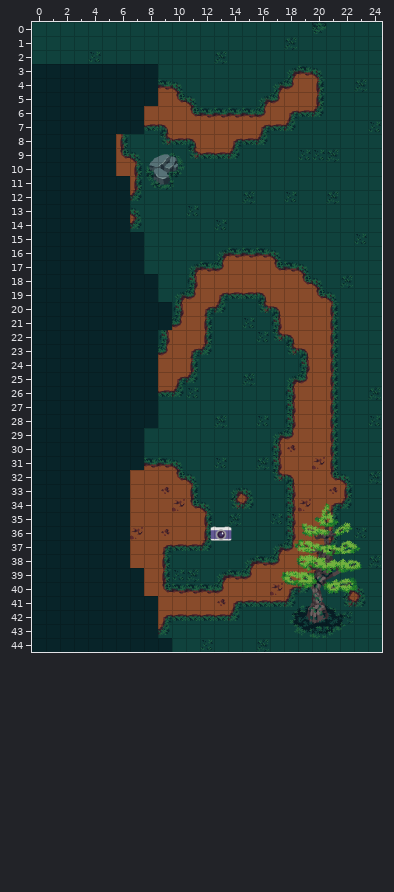
Two versions of a level (Tiled map (JSON), res/world/wishlair-entrance.tmj). That is the earlier state.
Cells are 32x32 px. Shown: x 0..24, y 0..44.
After:
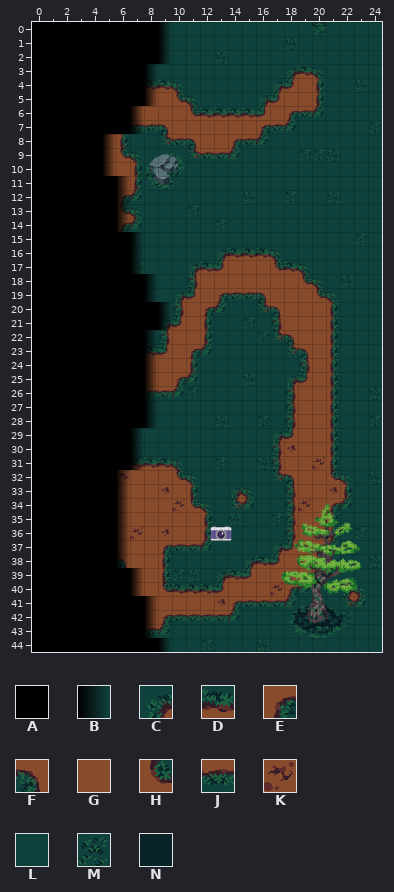
Key: from "wishlair": A 3, B 4, C 8, D 9, E 11, F 12, G 73, H 75, J 137, K 140, L 200, M 201, N 326.
_ is an empty cell, # one hidden under a higher layer, . an unchanged one.
Tiles of an added or newly shown layer are drawn over the layers below it.
See-through tiles are keyed as they look on the map.
The exact change:
--- layer "layer-1-ground"
@@ x 0..9 @@
- 3 NNNNNNNNN.
- 4 NNNNNNNNN.
- 5 NNNNNNNNN.
- 6 NNNNNNNN..
- 7 NNNNNNNN..
- 8 NNNNNN....
- 9 NNNNNN....
-10 NNNNNN....
-11 NNNNNNN...
-12 NNNNNNN...
-13 NNNNNNN...
-14 NNNNNNN...
-15 NNNNNNNN..
-16 NNNNNNNN..
-17 NNNNNNNN..
-18 NNNNNNNNN.
-19 NNNNNNNNN.
-20 NNNNNNNNNN
-21 NNNNNNNNNN
-22 NNNNNNNNN.
-23 NNNNNNNNN.
-24 NNNNNNNNN.
-25 NNNNNNNNN.
-26 NNNNNNNNN.
-27 NNNNNNNNN.
-28 NNNNNNNNN.
-29 NNNNNNNN..
-30 NNNNNNNN..
-31 NNNNNNNN..
-32 NNNNNNN...
-33 NNNNNNN...
-34 NNNNNNN...
-35 NNNNNNN...
-36 NNNNNNN...
-37 NNNNNNN...
-38 NNNNNNN...
-39 NNNNNNNN..
-40 NNNNNNNN..
-41 NNNNNNNNN.
-42 NNNNNNNNN.
-43 NNNNNNNNN.
-44 NNNNNNNNNN
+ 3 ########L.
+ 4 ########D.
+ 5 ########G.
+ 6 #######G..
+ 7 #######J..
+ 8 #####G....
+ 9 #####G....
+10 #####G....
+11 ######G...
+12 ######E...
+13 ######H...
+14 ######E...
+15 #######L..
+16 #######L..
+17 #######M..
+18 ########L.
+19 ########L.
+20 #########L
+21 #########C
+22 ########L.
+23 ########D.
+24 ########G.
+25 ########G.
+26 ########J.
+27 ########L.
+28 ########L.
+29 #######L..
+30 #######L..
+31 #######D..
+32 ######K...
+33 ######G...
+34 ######G...
+35 ######G...
+36 ######G...
+37 ######G...
+38 ######F...
+39 #######G..
+40 #######G..
+41 ########G.
+42 ########G.
+43 ########J.
+44 #########L
--- layer "layer-1-walls" (added)
@@ x 0..9 @@
- 0 __________
- 1 __________
- 2 __________
- 3 _________.
- 4 _________.
- 5 _________.
- 6 ________..
- 7 ________..
- 8 ______....
- 9 ______....
-10 ______....
-11 _______...
-12 _______...
-13 _______...
-14 _______...
-15 ________..
-16 ________..
-17 ________..
-18 _________.
-19 _________.
-20 __________
-21 __________
-22 _________.
-23 _________.
-24 _________.
-25 _________.
-26 _________.
-27 _________.
-28 _________.
-29 ________..
-30 ________..
-31 ________..
-32 _______...
-33 _______...
-34 _______...
-35 _______...
-36 _______...
-37 _______...
-38 _______...
-39 ________..
-40 ________..
-41 _________.
-42 _________.
-43 _________.
-44 __________
+ 0 AAAAAAAAAB
+ 1 AAAAAAAAAB
+ 2 AAAAAAAAAB
+ 3 AAAAAAAAB.
+ 4 AAAAAAAAB.
+ 5 AAAAAAAAB.
+ 6 AAAAAAAB..
+ 7 AAAAAAAB..
+ 8 AAAAAB....
+ 9 AAAAAB....
+10 AAAAAB....
+11 AAAAAAB...
+12 AAAAAAB...
+13 AAAAAAB...
+14 AAAAAAB...
+15 AAAAAAAB..
+16 AAAAAAAB..
+17 AAAAAAAB..
+18 AAAAAAAAB.
+19 AAAAAAAAB.
+20 AAAAAAAAAB
+21 AAAAAAAAAB
+22 AAAAAAAAB.
+23 AAAAAAAAB.
+24 AAAAAAAAB.
+25 AAAAAAAAB.
+26 AAAAAAAAB.
+27 AAAAAAAAB.
+28 AAAAAAAAB.
+29 AAAAAAAB..
+30 AAAAAAAB..
+31 AAAAAAAB..
+32 AAAAAAB...
+33 AAAAAAB...
+34 AAAAAAB...
+35 AAAAAAB...
+36 AAAAAAB...
+37 AAAAAAB...
+38 AAAAAAB...
+39 AAAAAAAB..
+40 AAAAAAAB..
+41 AAAAAAAAB.
+42 AAAAAAAAB.
+43 AAAAAAAAB.
+44 AAAAAAAAAB
Changed places in both pictures, as pixel boxes (x1, y1, x2, y2):
changed: (32, 22, 172, 652)
